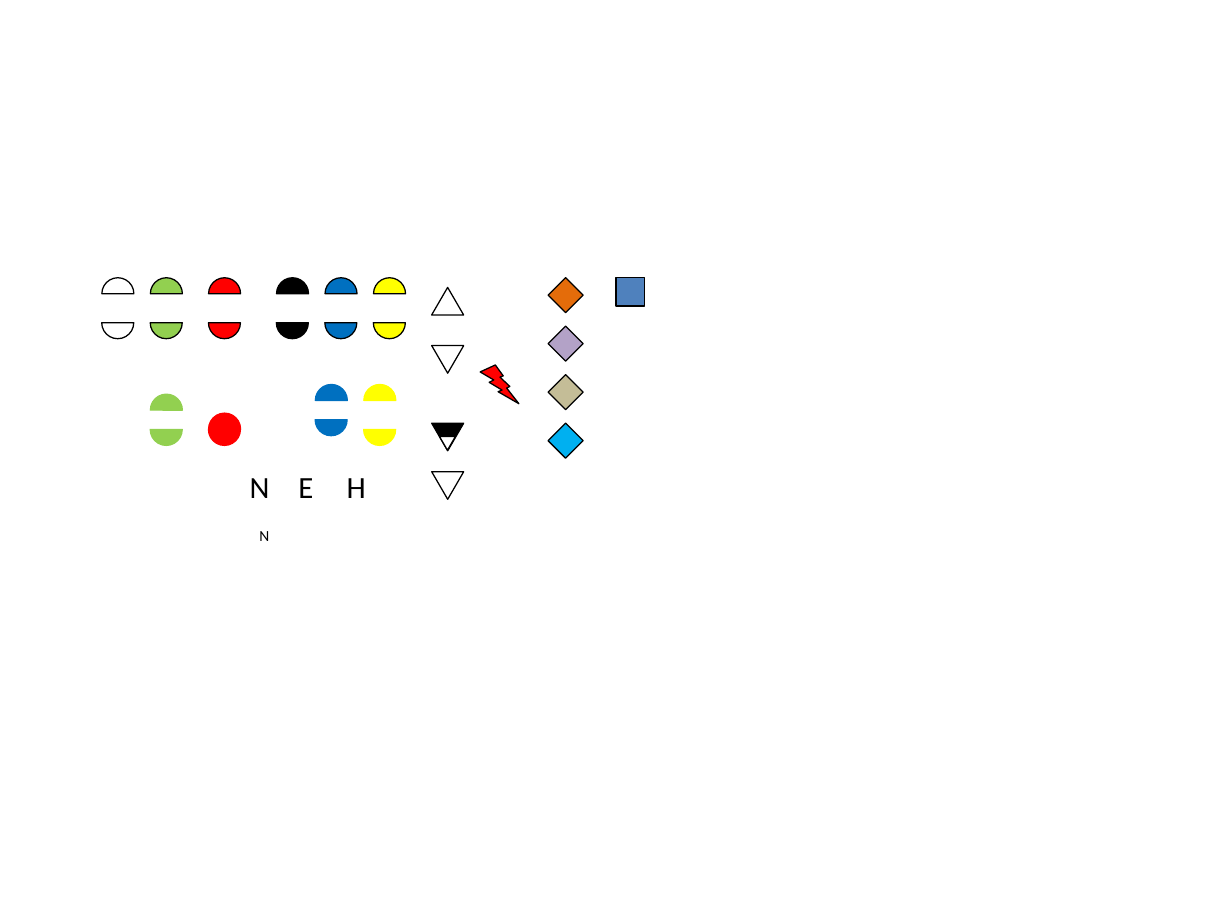
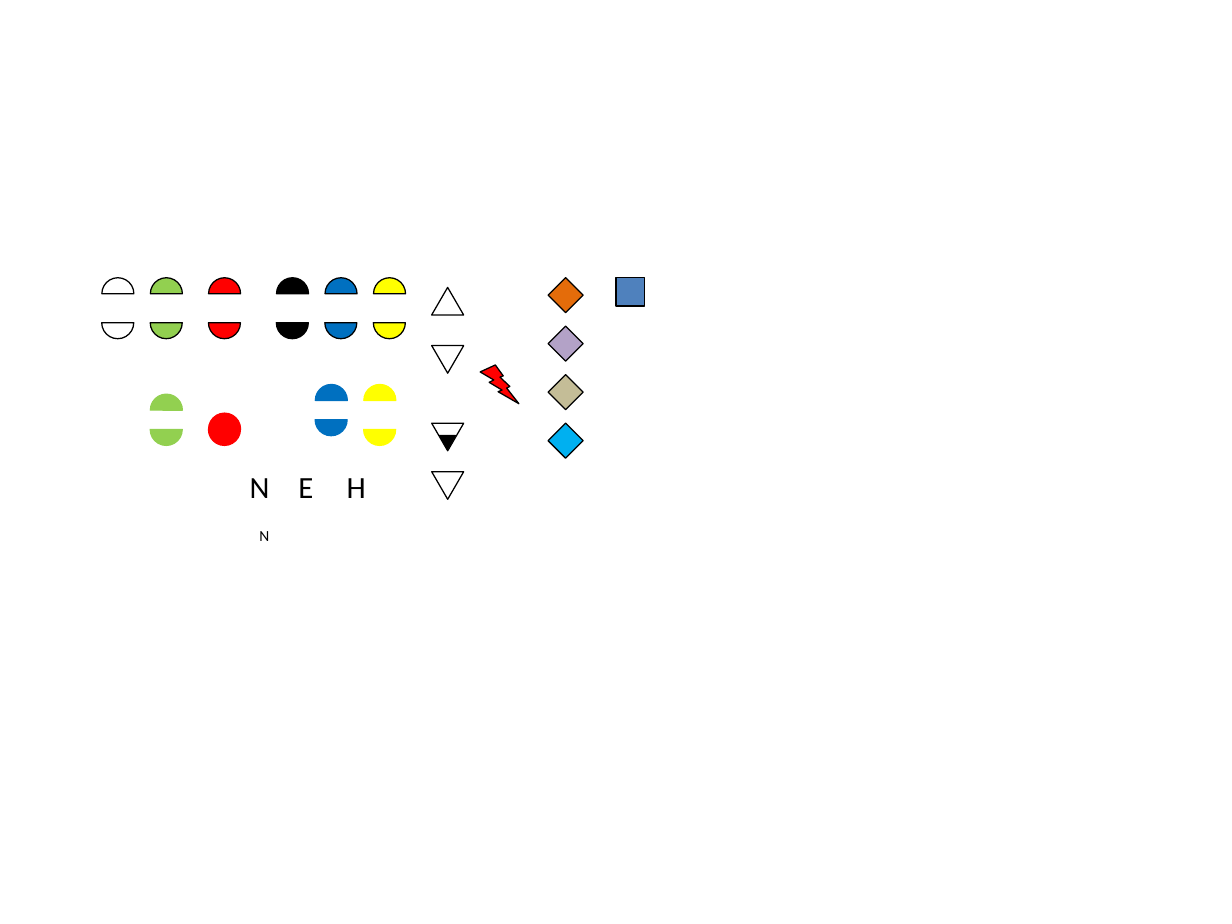
Before and after one commit to foxking0416/DailyReport, a slide deck: slide 1 of HuaChun_DailyReport/bin/Debug/image/晴雨圖.pptx. Drawn at 1232x924 pixels with LibreOffice and Linux fonts; fonts in the diff are those of the drawing. Boxes give left, top, right and bottom in pixels: in the first picture for what was removed or moved away, otherwise in the second. Text is boxed around its words. In the diff, an @@ line names an element or a change of style, - is before the commit and + after.

```diff
--- a/HuaChun_DailyReport/bin/Debug/image/晴雨圖.pptx
+++ b/HuaChun_DailyReport/bin/Debug/image/晴雨圖.pptx
@@ triangle at (431,424,463,451): fill #000000 to none @@
@@ triangle at (440,435,456,448): fill #FFFFFF to #000000 @@
```
Also in this commit, not shown: 7 other files.
